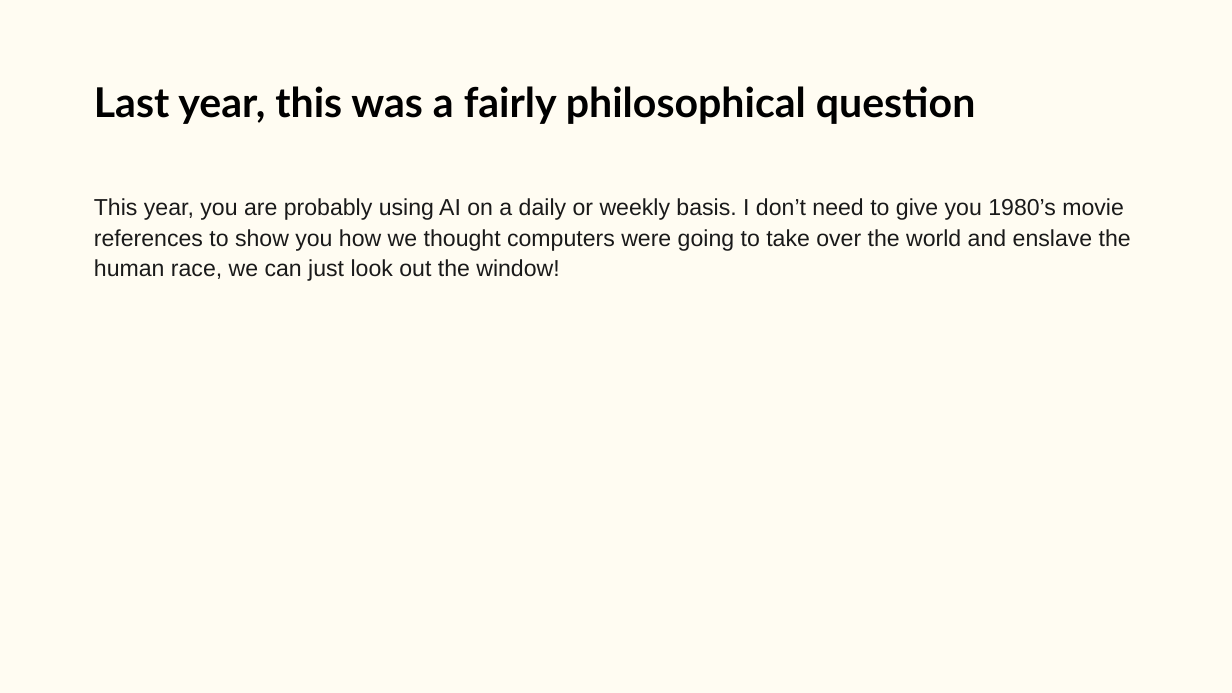
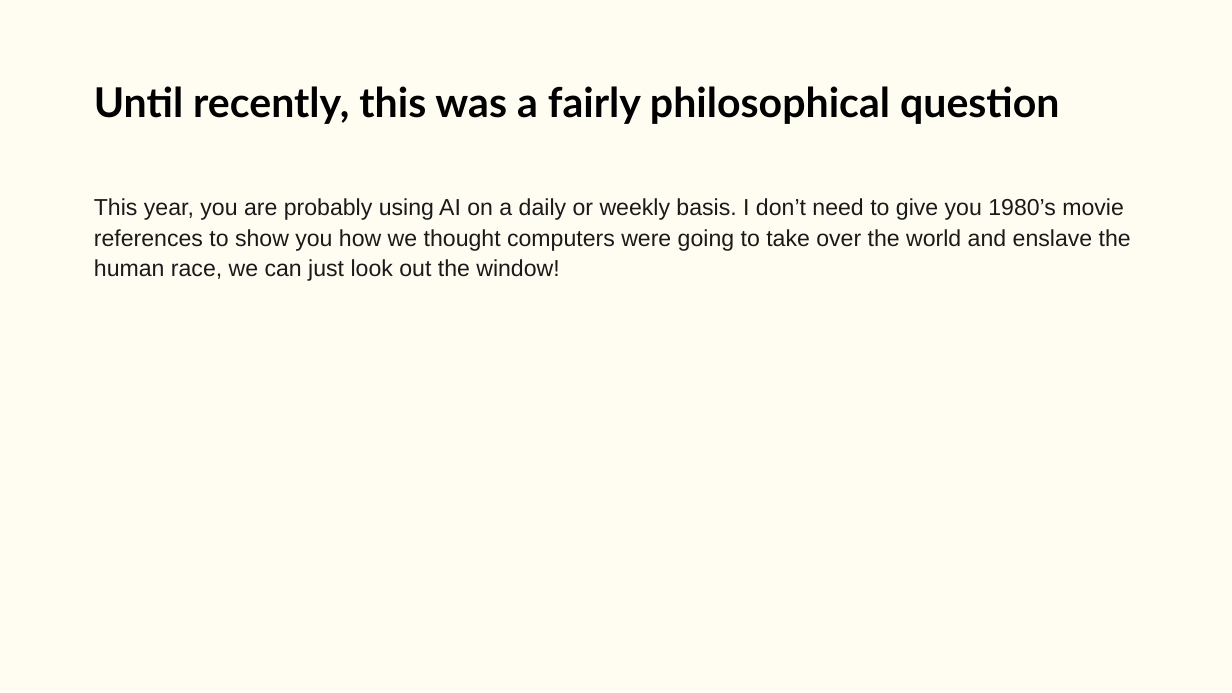
Before and after one commit to LittleMonkeyLab/PS52007Dslides, a slide deck: slide 10 of week02/lecture.pptx. Drawn at 1232x693 pixels with LibreOffice and Linux fonts; fonts in the diff are those of the drawing; background and template pictures are left out. Boxes give left, top, right and bottom in pixels: in the first picture for what was removed or moved away, otherwise in the second. Text is boxed around its words. In the diff, an @@ line names an element or a change of style, - is before the commit and + after.

```diff
--- a/week02/lecture.pptx
+++ b/week02/lecture.pptx
@@ title at box(94, 86, 1060, 124): text changed @@
-Last year, this was a fairly philosophical question
+Until recently, this was a fairly philosophical question
```
Also in this commit, not shown: 2 other slides changed, 23 other files.
